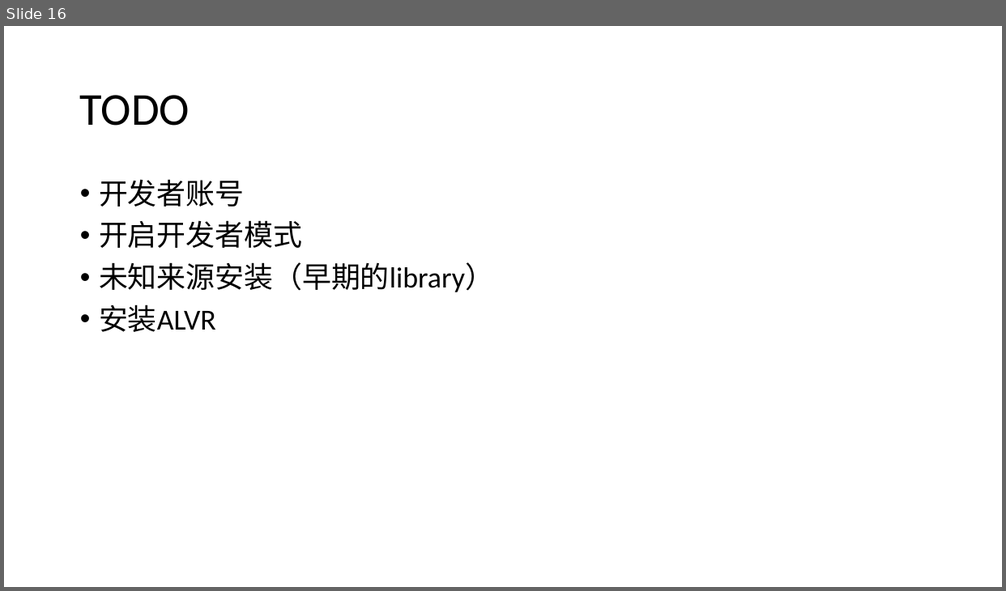
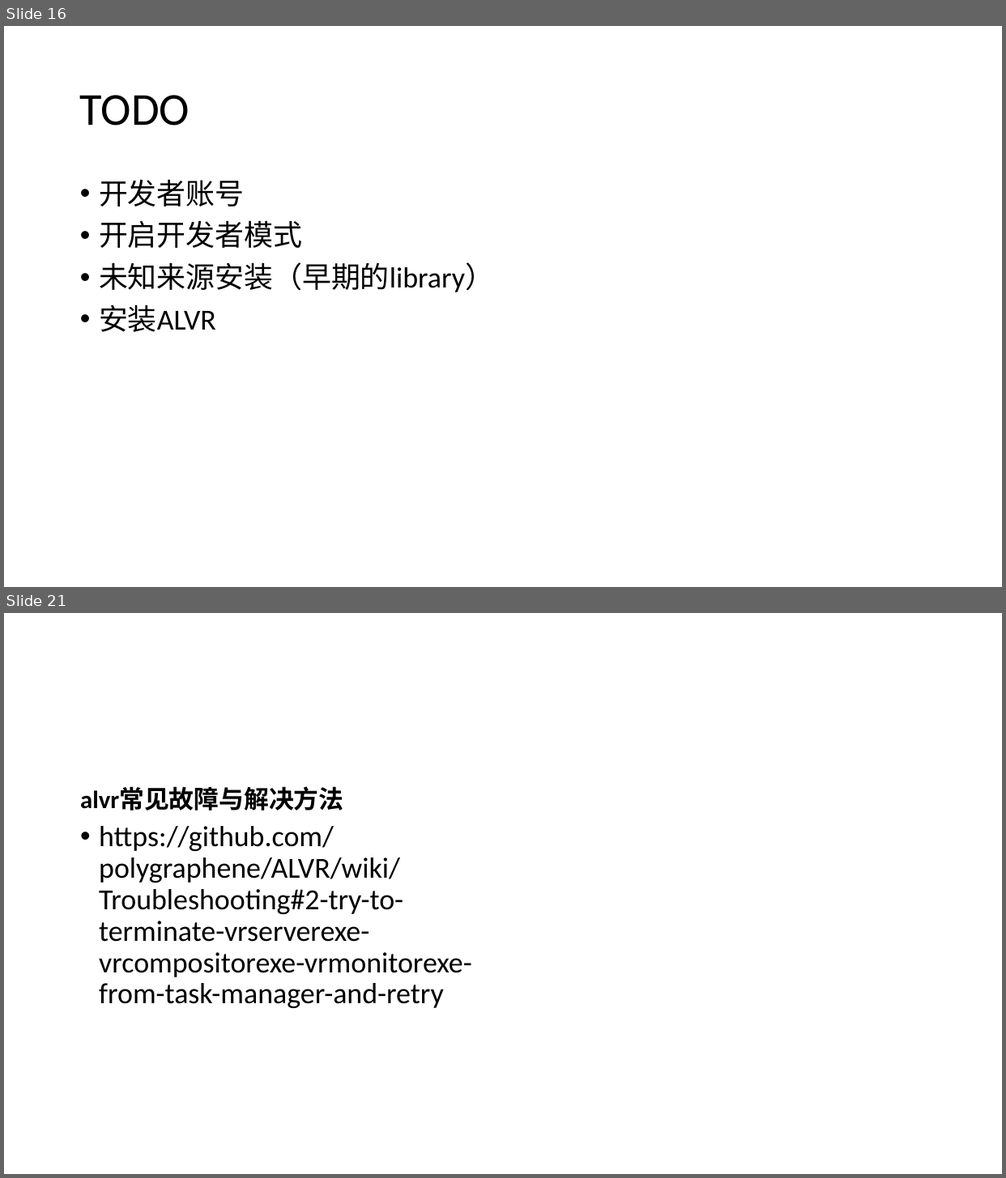
Before and after one commit to yangwangxinchen/Blank, a slide deck: OculusQuest快速入门/quest相关.pptx. Shown one above the other, each under a label of ours: slide 16 before the commit, slides 16 and 21 after it; the slides between them are not shown. The pictures are 1006x591 and 1006x1178 pixels, drawn with LibreOffice and Linux fonts; fonts in the diff are those of the drawing. Boxes give left, top, right and bottom in pixels: in the first picture for what was removed or moved away, otherwise in the second. Text is boxed around its words. In the diff, an @@ line names an element or a change of style, - is before the commit and + after.

```diff
--- a/OculusQuest快速入门/quest相关.pptx
+++ b/OculusQuest快速入门/quest相关.pptx
@@ slide 21 added at (4, 613, 1002, 1174), background #FFFFFF @@
@@ text added at (80, 788, 343, 811), 24 pt, text #000000, bold @@
+alvr常见故障与解决方法
@@ text added at (99, 826, 472, 1008), 28 pt, text #000000 @@
+• https://github.com/polygraphene/ALVR/wiki/Troubleshooting#2-try-to-terminate-vrserverexe-vrcompositorexe-vrmonitorexe-from-task-manager-and-retry
```
Also in this commit, not shown: 6 other slides added, 1 other file.
